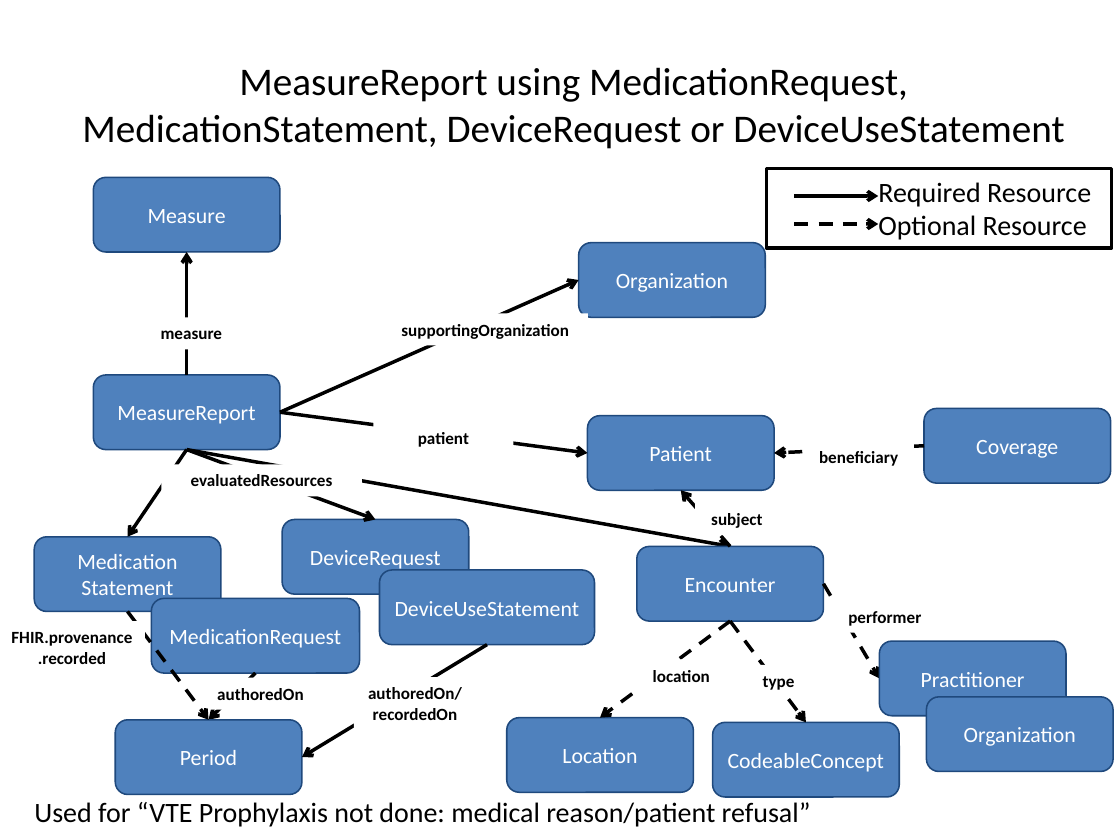
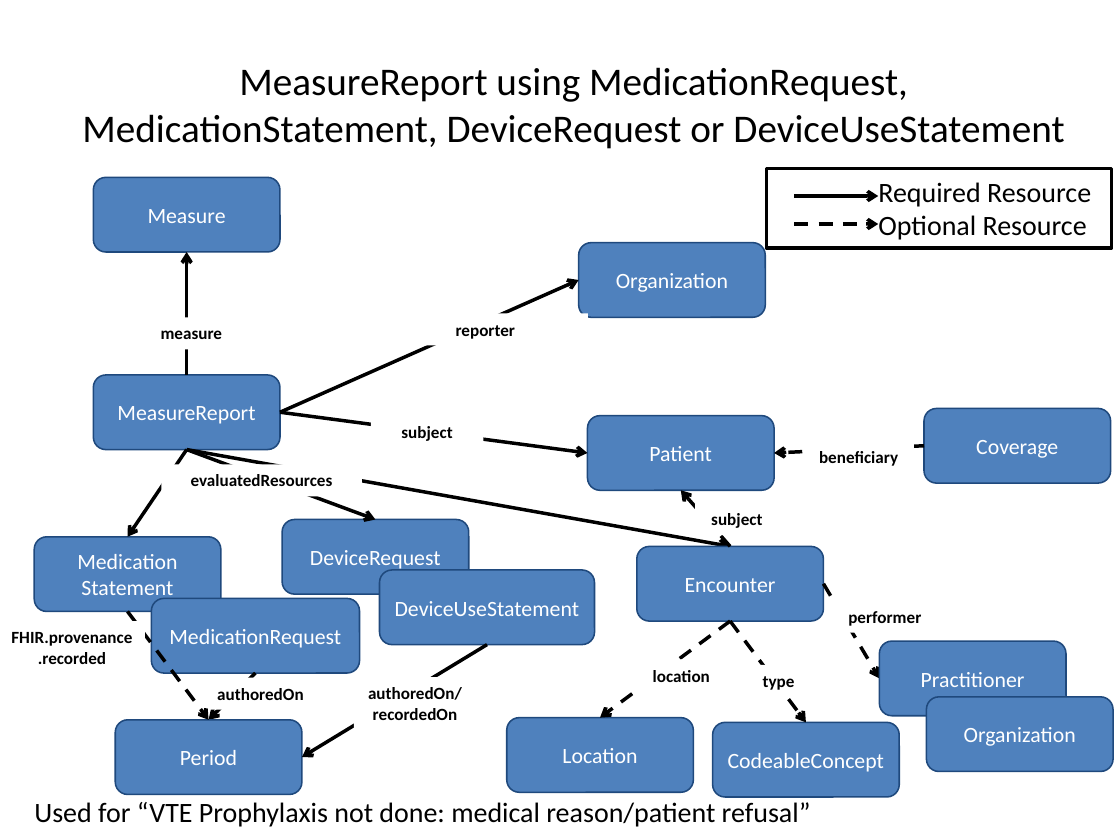
Before and after one commit to HL7/davinci-deqm, a slide deck: slide 16 of input/images/source/DEQM Resource Diagram - VTE.pptx. Drawn at 1120x840 pixels with LibreOffice and Linux fonts; fonts in the diff are those of the drawing. Boxes give left, top, right and bottom in pixels: in the first picture for what was removed or moved away, otherwise in the second. Text is boxed around its words. In the diff, an @@ line names an element or a change of style, - is before the commit and + after.

```diff
--- a/input/images/source/DEQM Resource Diagram - VTE.pptx
+++ b/input/images/source/DEQM Resource Diagram - VTE.pptx
@@ text at (x1=456, y1=325, x2=515, y2=339): text changed @@
-supportingOrganization
+reporter
@@ text at (x1=401, y1=426, x2=452, y2=441): text changed @@
-patient
+subject
```
Also in this commit, not shown: 6 other slides changed, 5 other files.
